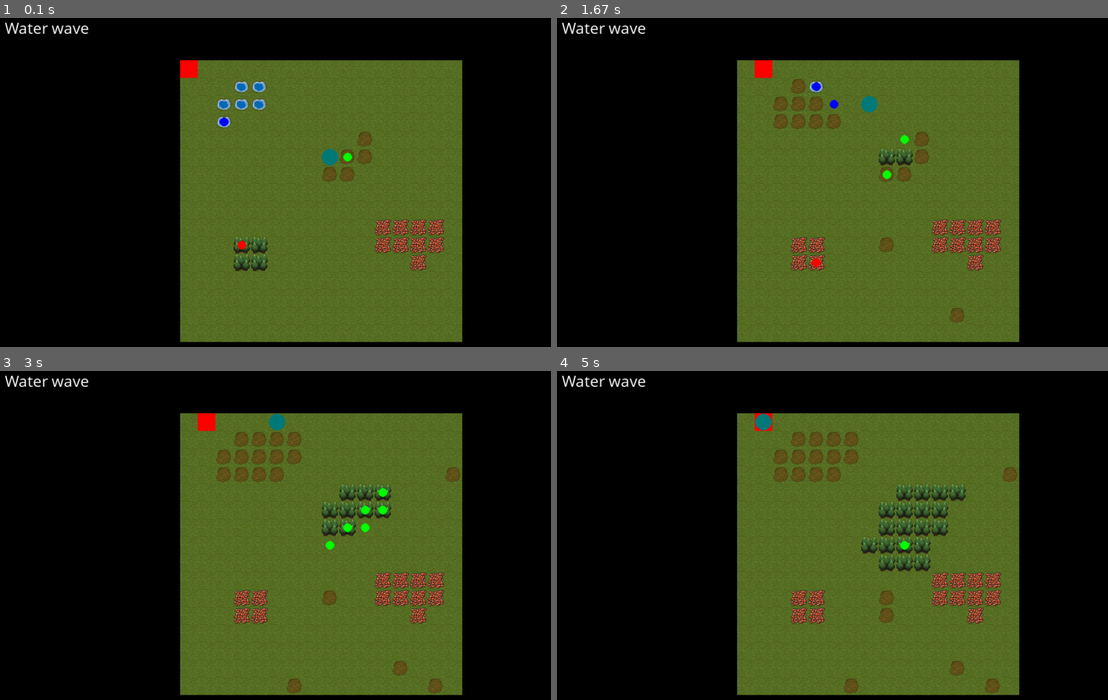
Above: before the commit, frames 1-4 (two rows, left to right).
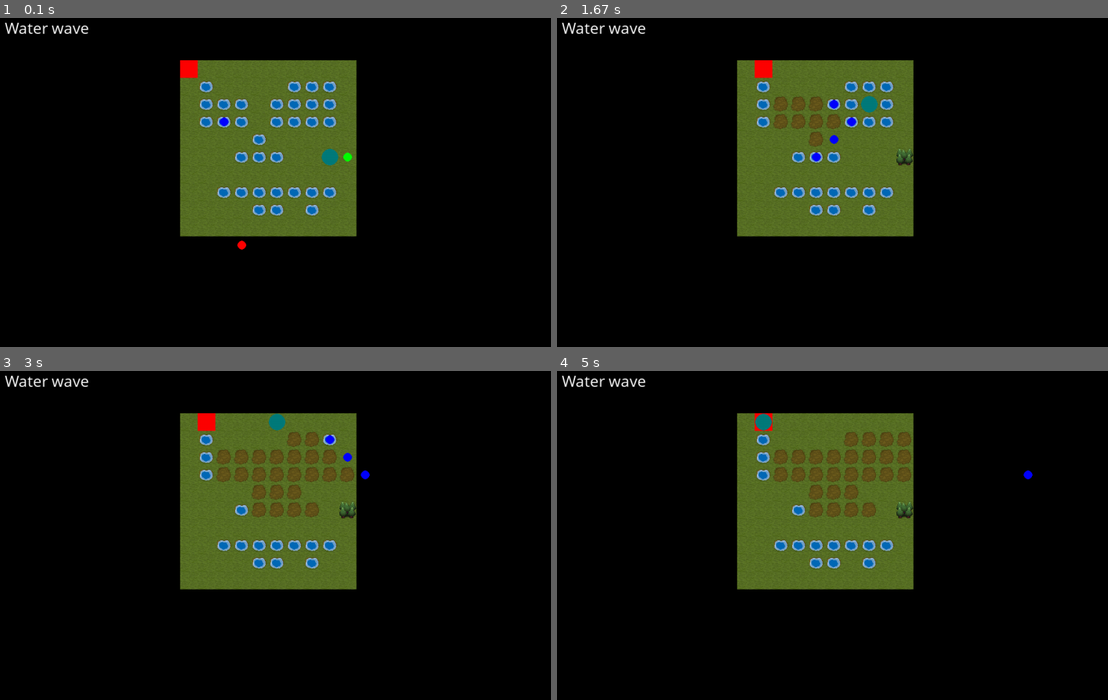
Above: after the commit, the same moments.

Repository: mytinycloud/90D-pygame-scaffold
Game: pygame game, started from main.py
Two runs of this game, one before a commit and one after it. Both use one fixed random seed, a clock stepped at 60 frames per second and the inputs below.
Inputs (mouse positions are in pixels of both pictures, inside the frame that each line leads up to):
- Up to frame 1 (0.1 s): no input
- Up to frame 2 (1.67 s): hold D 0.33-0.8 s; move the mouse to (860, 228) at 0.37 s; click (887, 238) at 0.88 s; click (953, 307) at 1.22 s; click (667, 314) at 1.55 s
- Up to frame 3 (3 s): click (outside the picture) at 1.88 s; click (143, 400) at 2.22 s; click (165, 476) at 2.55 s; click (297, 676) at 2.88 s
- Up to frame 4 (5 s): click (887, 617) at 3.22 s; click (outside the picture) at 3.55 s; click (788, 472) at 3.88 s; click (1030, 528) at 4.22 s; click (outside the picture) at 4.55 s; click (1107, 551) at 4.88 s

The runs differ from the first frame. In frame 1, 29% of the frame differs, in the area x 32-84%, y 12-99%; in frame 2, 29%; in frame 3, 30%; in frame 4, 30%, in the area x 32-87%, y 12-99%.

Commit message:
Fix bounds check - Add new maps

Diff:
--- a/init.py
+++ b/init.py
@@ -5,8 +5,8 @@
 from systems.tilemap import TilemapComponent, parse_tile_map
 
 
-def init(group: EntityGroup, window: Window):
-    map = parse_tile_map('map.png')
+def init(group: EntityGroup, _: Window):
+    map = parse_tile_map('maps/small-water.png')
 
     tilemap = Entity("tilemap")
     tilemap.tilemap = TilemapComponent.from_map(map)
--- a/systems/motion.py
+++ b/systems/motion.py
@@ -24,14 +24,14 @@
         return
 
     tilemap: TilemapComponent = group.query_singleton("tilemap").tilemap
-    bounds_min = Vector2(tilemap.bounds.topleft)
-    bounds_max = Vector2(tilemap.bounds.bottomright)
 
     # Update the position of all entities with a velocity
     for e in group.query('motion'):
         motion: MotionComponent = e.motion
         if motion.velocity:
-            motion.position = utils.clamp_vector( motion.position + motion.velocity, bounds_min, bounds_max)
+            new_position = motion.position + motion.velocity
+            if tilemap.contains(new_position):
+                motion.position = new_position
             motion.velocity = Vector2(0)
 
 '''
--- a/systems/tilemap.py
+++ b/systems/tilemap.py
@@ -53,22 +53,25 @@
     map: list[list[int]]
 
     def get_tile(self, coord: Union[Vector2, tuple[int, int]]):
-        if not self.bounds.contains((0,0), coord):
+        if not self.contains(coord):
             return None
 
         return self.map[int(coord[1])][int(coord[0])]
 
     def set_tile(self, coord: Union[Vector2, tuple[int, int]], tile: Tile):
-        if not self.bounds.contains((0,0), coord):
+        if not self.contains(coord):
             return
 
         self.map[int(coord[1])][int(coord[0])] = tile
+
+    def contains(self, coord: Union[Vector2, tuple[int, int]]):
+        return self.bounds.contains(coord, (0, 0))
 
     @staticmethod
     def from_map(map: Tilemap):
         return TilemapComponent(
             map = map,
-            bounds = Rect(0, 0, len(map)-1, len(map[0])-1)
+            bounds = Rect(0, 0, len(map[0]), len(map))
         )
 
 
Renamed: assets/map.png -> assets/maps/map.png
Binary file added: assets/maps/small-water.png
Binary file added: assets/maps/water-world.png
